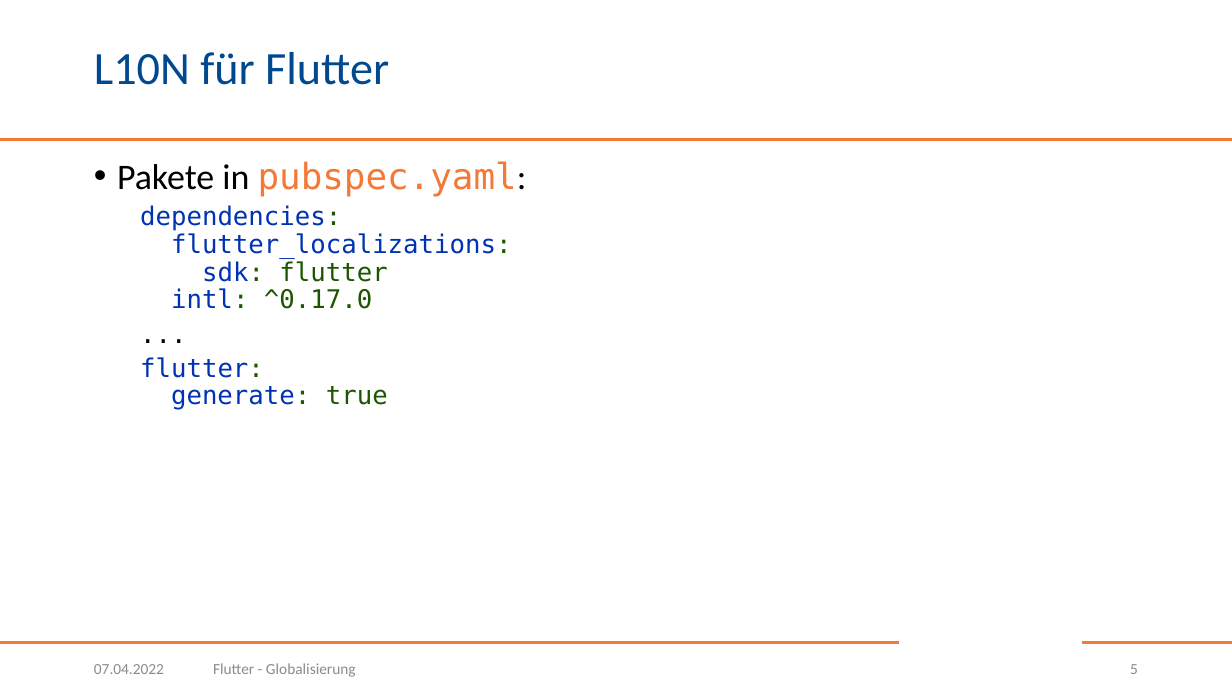
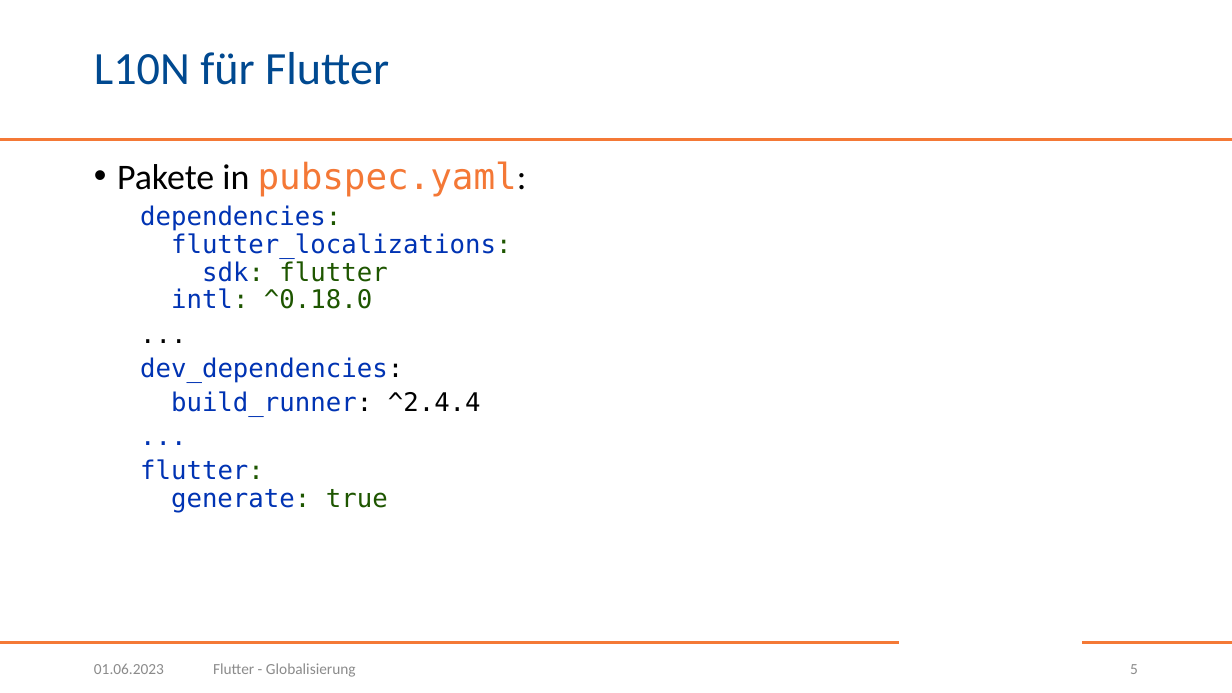
Before and after one commit to BogyMitutoyoCTL/DecisionMakingApp, a slide deck: slide 5 of presentations/Globalisierung.pptx. Drawn at 1232x693 pixels with LibreOffice and Linux fonts; fonts in the diff are those of the drawing; background and template pictures are left out. Boxes give left, top, right and bottom in pixels: in the first picture for what was removed or moved away, otherwise in the second. Text is boxed around its words. In the diff, an @@ line names an element or a change of style, - is before the commit and + after.

```diff
--- a/presentations/Globalisierung.pptx
+++ b/presentations/Globalisierung.pptx
@@ text "Pakete in pubspec.yaml:" at [117, 161, 527, 512]: text colour #000000 to #0033B3 in "..." @@
@@ text at [140, 205, 512, 412]: text changed @@
-  dependencies:
-  flutter_localizations:
-  sdk: flutter
-  intl: ^0.17.0
+  dependencies:
+  flutter_localizations:
+  sdk: flutter
+  intl: ^0.18.0
+  ...
+  dev_dependencies:
+  build_runner: ^2.4.4
@@ text at [94, 663, 164, 674]: text changed @@
-07.04.2022
+01.06.2023
```
Also in this commit, not shown: 10 other slides changed, 1 slide added.
